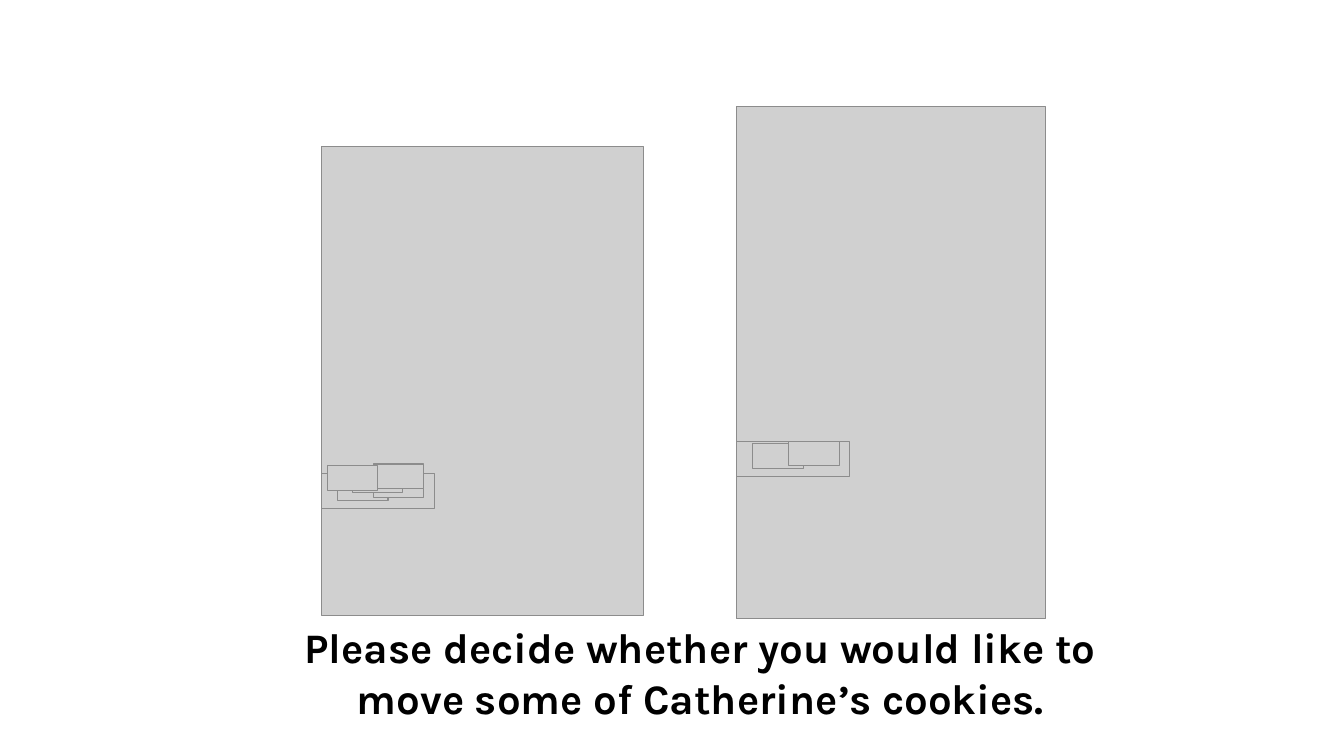
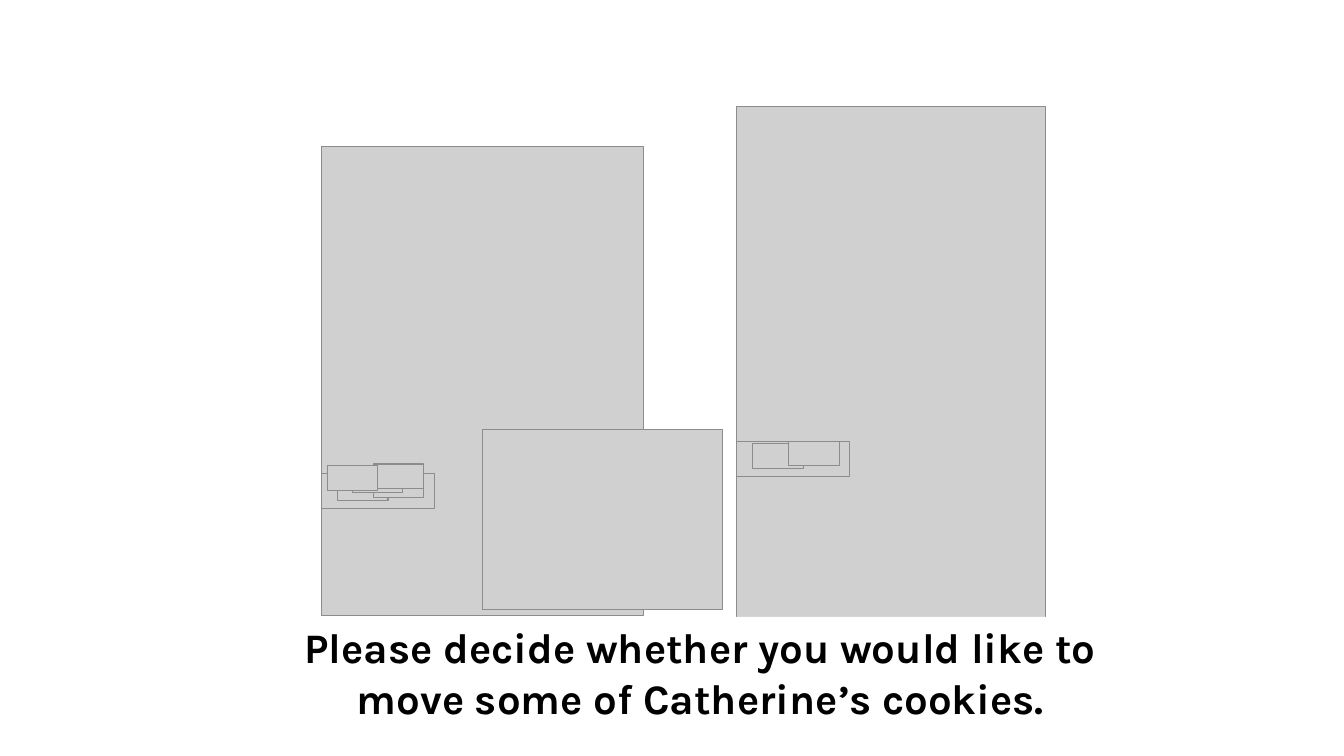
Before and after one commit to Katie-Lan/legal_cognition, a slide deck: slide 9 of code/experiments/experiment1/adults/trailppt/andy and catherine.pptx. Drawn at 1344x756 pixels with LibreOffice and Linux fonts; fonts in the diff are those of the drawing; grey boxes stand for pictures; background and template pictures are left out. Boxes give left, top, right and bottom in pixels: in the first picture for what was removed or moved away, otherwise in the second. Text is boxed around its words. In the diff, an @@ line names an element or a change of style, - is before the commit and + after.

```diff
--- a/code/experiments/experiment1/adults/trailppt/andy and catherine.pptx
+++ b/code/experiments/experiment1/adults/trailppt/andy and catherine.pptx
@@ picture added at bbox=[483, 430, 723, 610] @@
@@ rectangle "Please decide whether you would ...": place and size @@
-rectangle "Please decide whether you would ..." at bbox=[305, 633, 1095, 715]
+rectangle "Please decide whether you would ..." at bbox=[247, 617, 1154, 729]
@@ rectangle "Please decide whether you would ..." at bbox=[247, 617, 1154, 729]: fill none to #FFFFFF @@
```
Also in this commit, not shown: 8 other slides changed, 5 other files.
